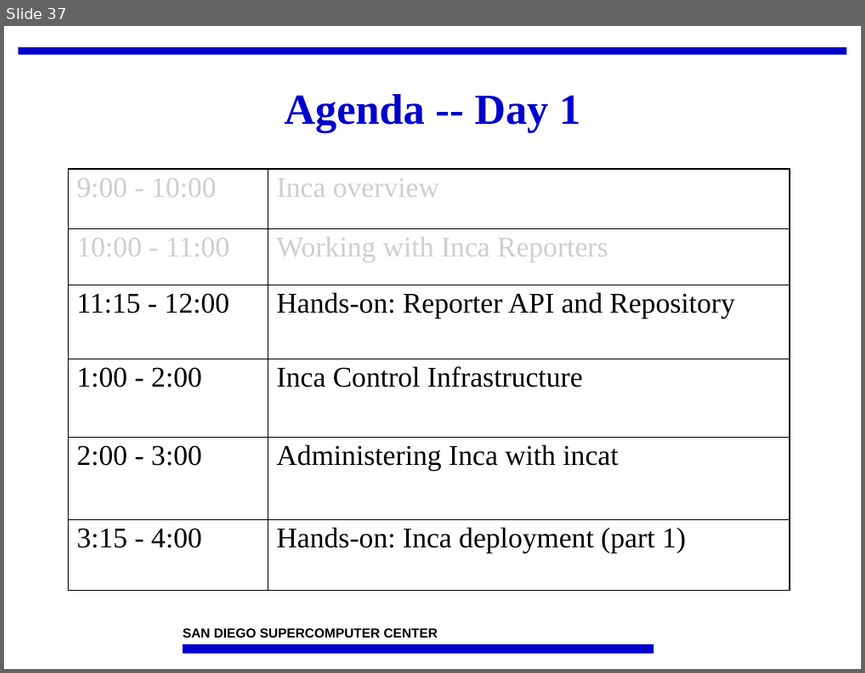
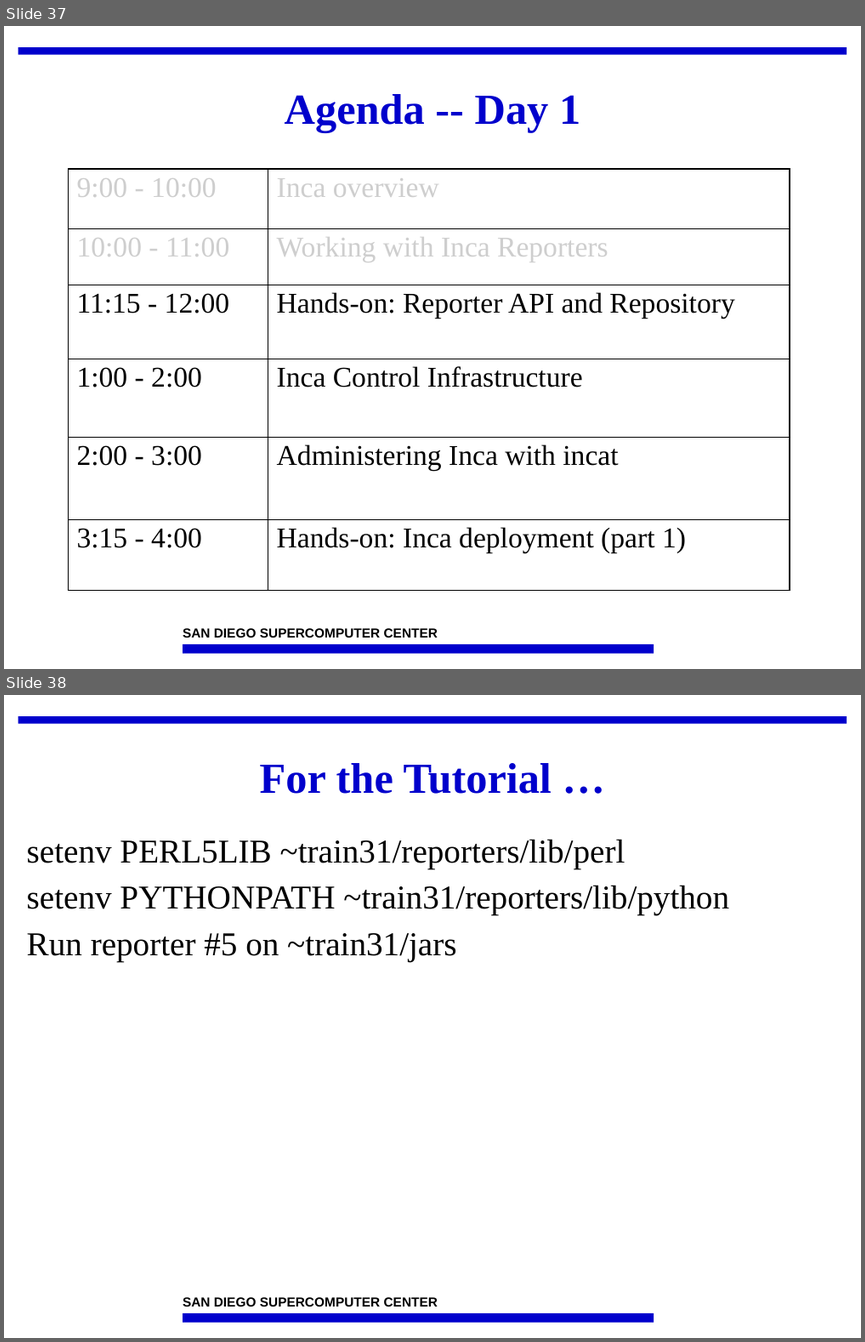
Before and after one commit to IncaProject/inca-xsede, a slide deck: talks/2008workshop/incaReporters.ppt. Shown one above the other, each under a label of ours: slide 37 before the commit, slides 37 and 38 after it. The pictures are 865x673 and 865x1342 pixels, drawn with LibreOffice and Linux fonts; fonts in the diff are those of the drawing; background and template pictures are left out. Boxes give left, top, right and bottom in pixels: in the first picture for what was removed or moved away, otherwise in the second. Text is boxed around its words. In the diff, an @@ line names an element or a change of style, - is before the commit and + after.

Commit message:
Add test data for tutorial reporter #5.

```diff
--- a/talks/2008workshop/incaReporters.ppt
+++ b/talks/2008workshop/incaReporters.ppt
@@ slide 38 added at (x1=4, y1=695, x2=861, y2=1338), background #FFFFFF; not listed: 3 template elements that a slide beside it also shows @@
@@ title added at (x1=260, y1=763, x2=551, y2=794), 36 pt, text #0000CC, bold @@
+For the Tutorial …
@@ text added at (x1=27, y1=839, x2=729, y2=962), 28 pt, text #000000 @@
+setenv PERL5LIB ~train31/reporters/lib/perl
+setenv PYTHONPATH ~train31/reporters/lib/python
+Run reporter #5 on ~train31/jars
```
